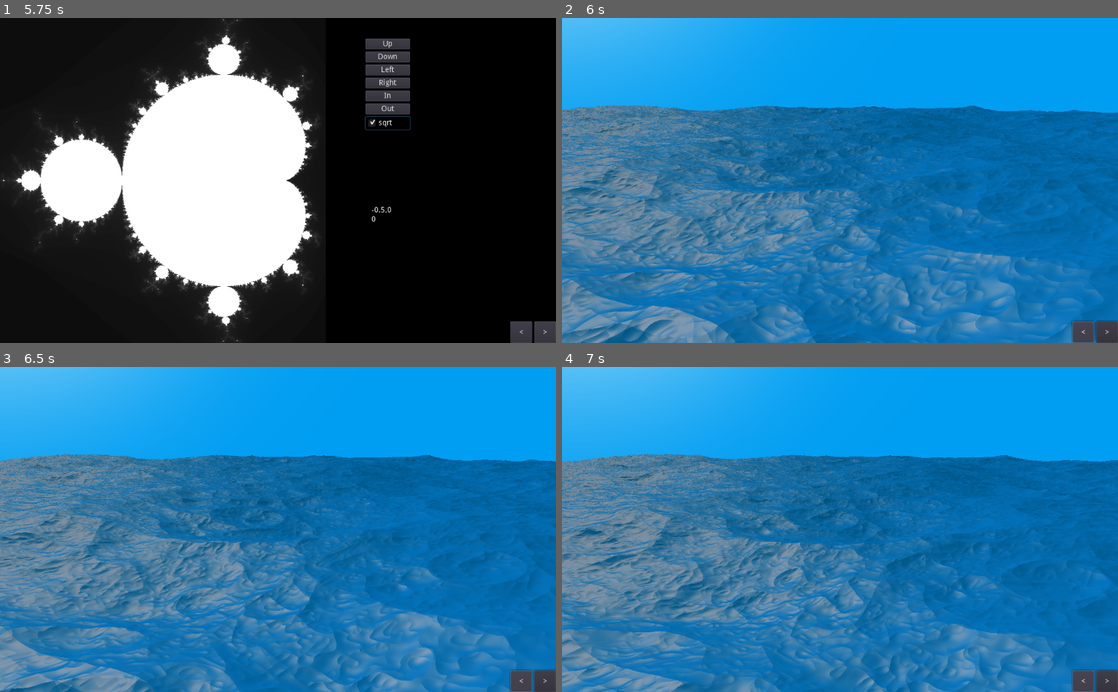
Above: before the commit, frames 1-4 (two rows, left to right).
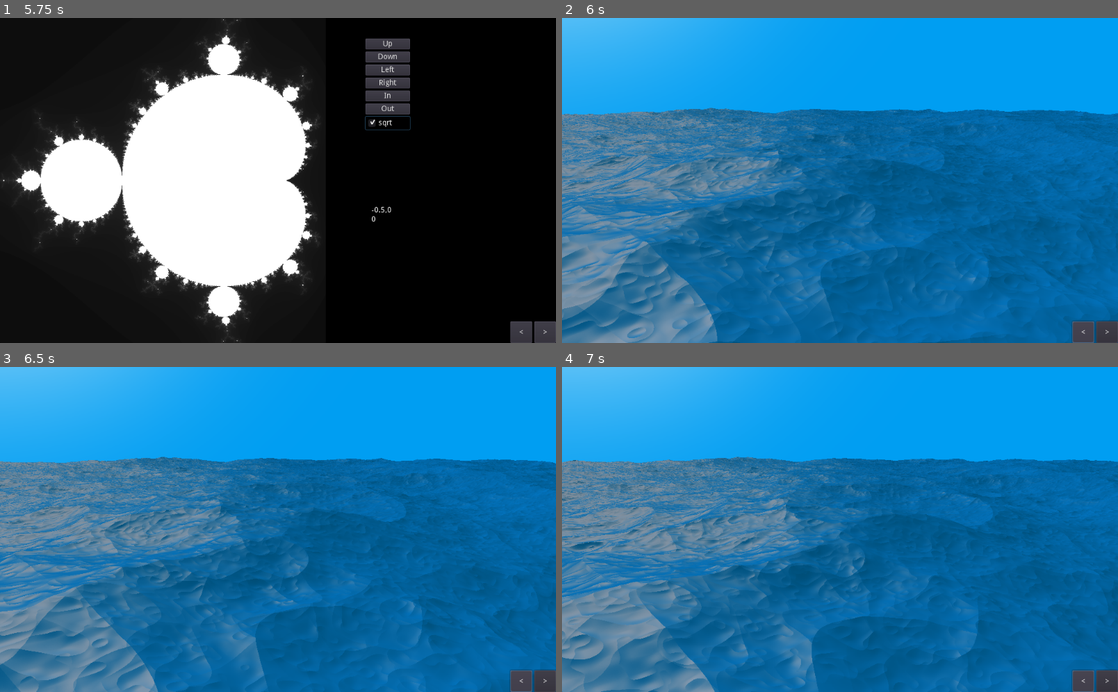
Above: after the commit, the same moments.

Repository: Castux/code-club
Game: Godot game, scene res://Root.tscn
Two runs of this game, one before a commit and one after it. Both use one fixed random seed, a clock stepped at 60 frames per second and the inputs below.
Inputs:
- Up to frame 1 (5.75 s): click "Up" at 0.5 s; click "Down" at 1.25 s; click "Left" at 2 s; click "Right" at 2.75 s; click "In" at 3.5 s; click "Out" at 4.25 s; click "sqrt" at 5 s
- Up to frame 2 (6 s): click "<" at 5.75 s
- Up to frame 3 (6.5 s): no input
- Up to frame 4 (7 s): hold D from 6.53 s (still down)

Frame 1 is identical in both runs. In frame 2, 35% of the frame differs, in the area x 0-100%, y 26-100%; in frame 3, 36%; in frame 4, 36%.

Commit message:
Simplified normal

Diff:
--- a/shadertoys/Waves/Waves.shader
+++ b/shadertoys/Waves/Waves.shader
@@ -4,7 +4,7 @@
 uniform float ratio = 2;
 
 uniform int maxIter = 100;
-uniform float precision = 0.001;
+uniform float precision = 0.1;
 uniform float clip = 1000.0;
 uniform float fov = 2.0;
 uniform float time = 0.0;
@@ -15,27 +15,20 @@
   return fract(cos(n)*41415.92653);
 }
 
-float noise( in vec3 x )
+float noise2d(vec2 x)
 {
-  vec3 p  = floor(x);
-  vec3 f  = smoothstep(0.0, 1.0, fract(x));
-  float n = p.x + p.y*57.0 + 113.0*p.z;
+	vec2 p  = floor(x);
+	vec2 f  = smoothstep(0.0, 1.0, fract(x));
+	float n = p.x + p.y*57.0;
 
-  return mix(mix(mix( hash(n+  0.0), hash(n+  1.0),f.x),
-    mix( hash(n+ 57.0), hash(n+ 58.0),f.x),f.y),
-    mix(mix( hash(n+113.0), hash(n+114.0),f.x),
-    mix( hash(n+170.0), hash(n+171.0),f.x),f.y),f.z);
+	return mix(
+		mix( hash(n +  0.0), hash(n +  1.0),f.x),
+    	mix( hash(n + 57.0), hash(n + 58.0),f.x),
+		f.y);
 }
 
-
-float pointy(float f)
+float water(vec2 p)
 {
-	return pow(1.0 - abs(f), 2);
-}
-
-float distFunc(vec3 pos)
-{
-	vec2 p = pos.xz;
 	float w = 0.0;
 
 	float tshift = time / 5.0;
@@ -50,16 +43,21 @@
 
 	mat2 m2 = mat2(vec2(1.6,1.2), vec2(-1.2,1.6));
 
-	for (int i=0; i<7; i++)
+	for (int i = 0; i < 7; i++)
 	  {
-	    w += abs(sin(noise(vec3(p*0.01 + shift1, 1.0)) - 0.5) * 3.14) * amp;
+	    w += -abs(sin(noise2d(p*0.01 + shift1) - 0.5) * 3.14) * amp;
 	    amp *= .51;
 	    shift1 *= 1.841;
 	    p *= m2*0.9331;
 	  }
 
 
-	return pos.y + w;
+	return w;
+}
+
+vec3 surface(vec2 p)
+{
+	return vec3(p.x, water(p), p.y);
 }
 
 vec3 march(vec3 start, vec3 ray, out bool maxedOut, out int iters)
@@ -72,7 +70,7 @@
 	{
 		vec3 pos = start + ray * dist;
 
-		float d = distFunc(pos);
+		float d = pos.y - water(pos.xz);
 		if(d < precision)
 		{
 			return pos;
@@ -86,15 +84,13 @@
 
 vec3 normal(vec3 pos)
 {
-	float eps = precision/2.0;
+	float eps = precision / 2.0;
 
-	float atCenter = distFunc(pos);
+	vec3 c = surface(pos.xz);
+	vec3 dx = surface(pos.xz + vec2(eps, 0.0));
+	vec3 dz = surface(pos.xz + vec2(0.0, eps));
 
-	float dx = distFunc(pos + vec3(eps,0,0)) - atCenter;
-	float dy = distFunc(pos + vec3(0,eps,0)) - atCenter;
-	float dz = distFunc(pos + vec3(0,0,eps)) - atCenter;
-
-	return normalize(vec3(dx,dy,dz));
+	return normalize(cross(dz - c, dx - c));
 }
 
 vec3 sky(vec3 dir)
@@ -104,7 +100,7 @@
 	vec3 skycol = vec3(0,0.62,0.95);
 	vec3 suncol = pow(clamp(sundot,0,1), 10.0) * vec3(1.0,1.0,1.0);
 
-	vec3 one =  vec3(1);
+	vec3 one = vec3(1);
 
     return one - (one - skycol) * (one - suncol);
 }
